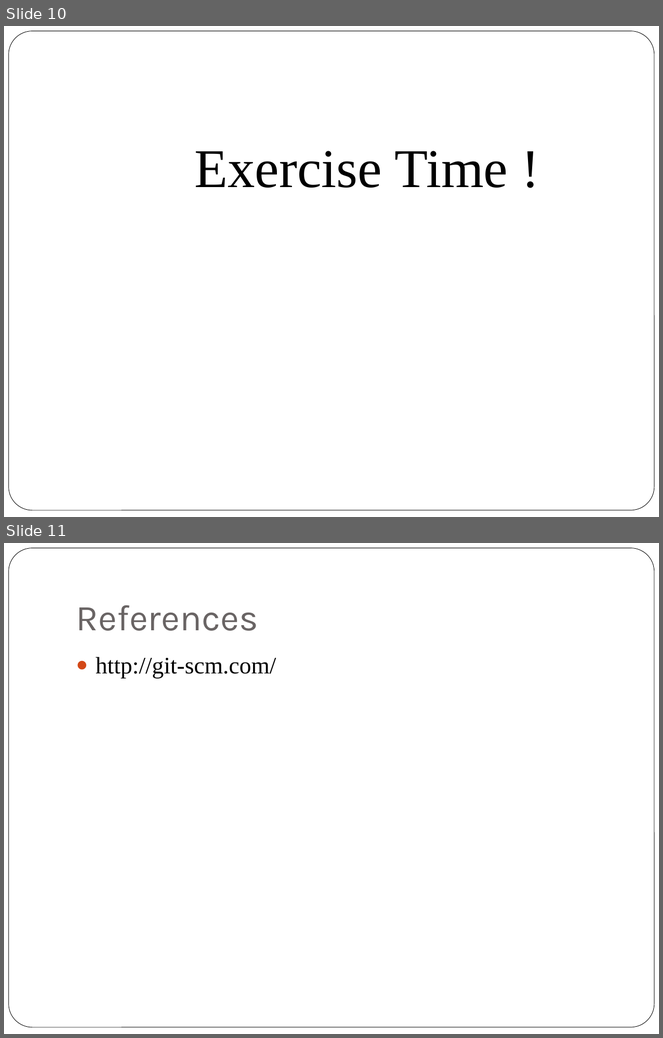
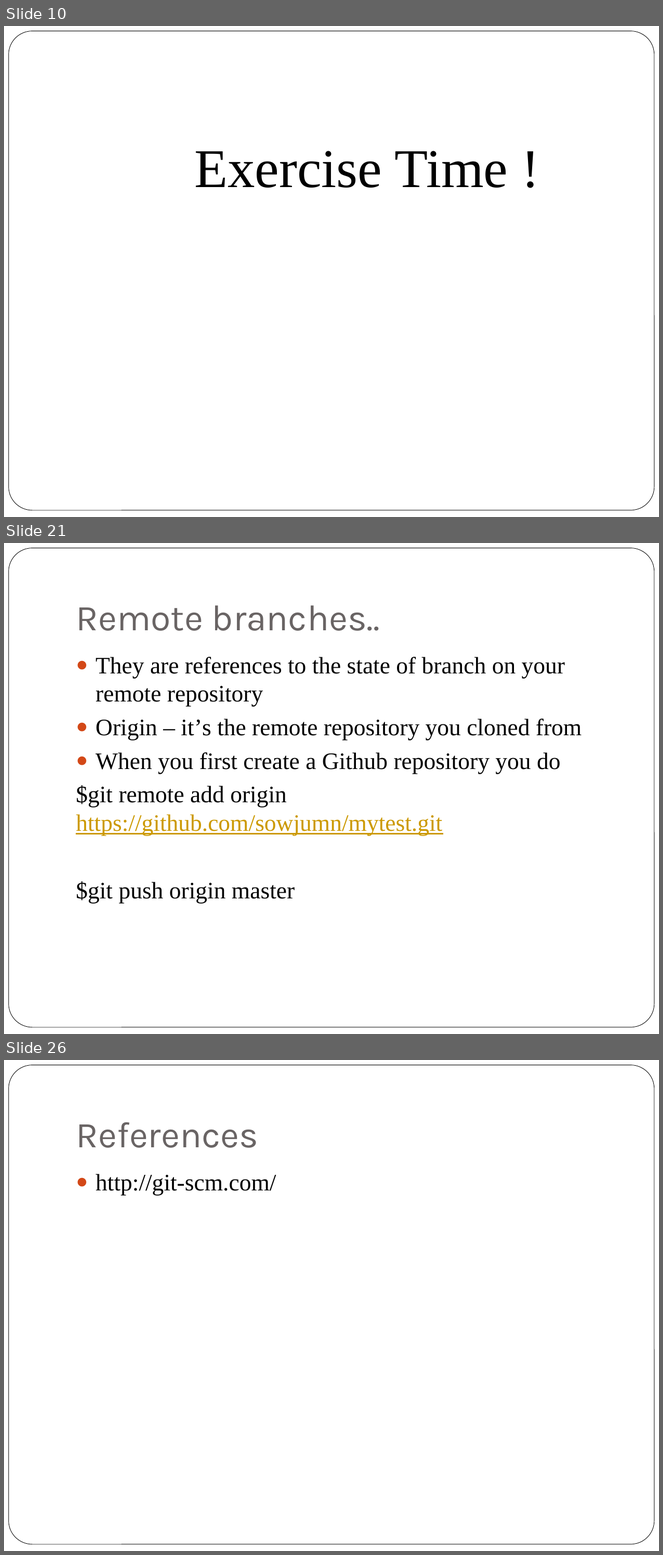
Before and after one commit to sowjumn/GITWWC, a slide deck: GIT.pptx. Shown one above the other, each under a label of ours: slides 10 and 11 before the commit, slides 10, 21 and 26 after it; the slides between them are not shown. The pictures are 663x1038 and 663x1555 pixels, drawn with LibreOffice and Linux fonts; fonts in the diff are those of the drawing. Boxes give left, top, right and bottom in pixels: in the first picture for what was removed or moved away, otherwise in the second. Text is boxed around its words. In the diff, an @@ line names an element or a change of style, - is before the commit and + after.

Commit message:
updated PPT with branches and rebasing

```diff
--- a/GIT.pptx
+++ b/GIT.pptx
@@ slide 21 added at (x1=4, y1=543, x2=659, y2=1034), background #FFFFFF; not listed: 1 template element that a slide beside it also shows @@
@@ title added at (x1=76, y1=605, x2=380, y2=631), 40 pt, text #696464 @@
+Remote branches..
@@ text added at (x1=76, y1=657, x2=582, y2=903), 26 pt, text #000000 @@
+● They are references to the state of branch on your remote repository
+● Origin – it’s the remote repository you cloned from
+● When you first create a Github repository you do
+$git remote add origin https://github.com/sowjumn/mytest.git
+$git push origin master
@@ what was slide 11 is now slide 26 @@
```
Also in this commit, not shown: 1 slide changed, 14 other slides added.
